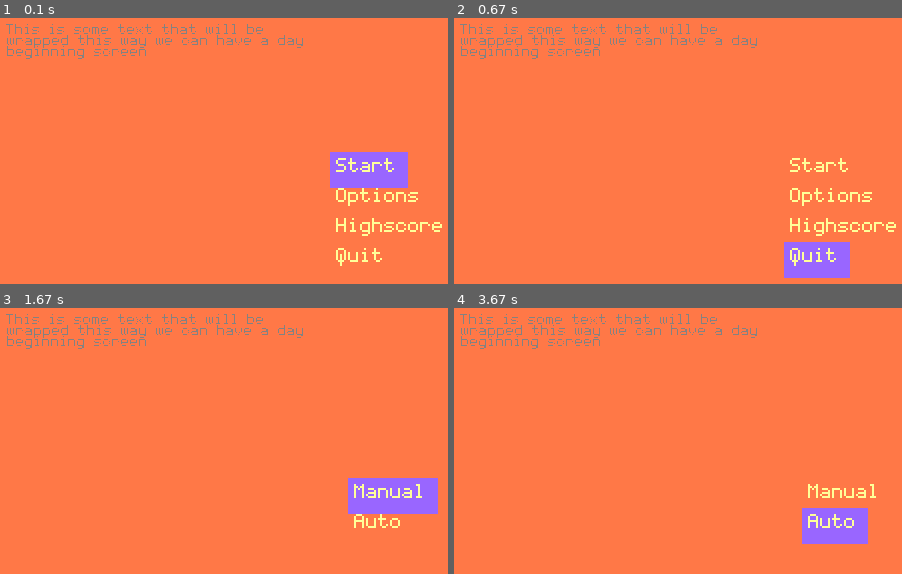
Above: before the commit, frames 1-4 (two rows, left to right).
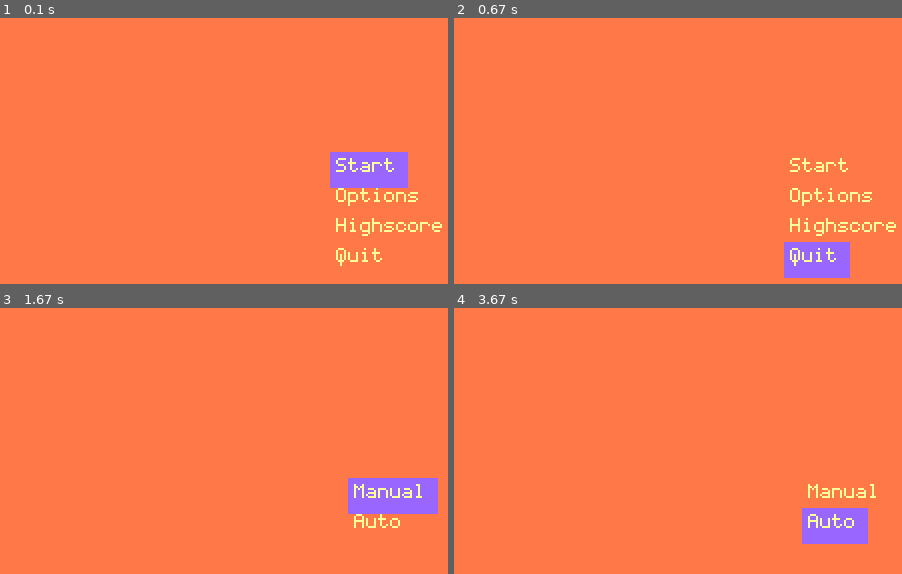
Above: after the commit, the same moments.

Repository: Roland00111/Trumpocalypse
Game: pygame game, started from Trumpoclypse UI/Trumpocalypse.py
Two runs of this game, one before a commit and one after it. Both use one fixed random seed, a clock stepped at 60 frames per second and the inputs below. The source is Python 2; it was converted automatically to run under Python 3.
Inputs:
- Up to frame 1 (0.1 s): no input
- Up to frame 2 (0.67 s): hold Up from 0.33 s (still down)
- Up to frame 3 (1.67 s): release Up at 0.8 s; hold Down 0.83-1.13 s; tap Enter at 1.17 s
- Up to frame 4 (3.67 s): hold Up 1.83-2.5 s; hold Down 2.53-3.35 s; hold Up from 3.38 s (still down)

The runs differ from the first frame. In frame 1, 1.0% of the frame differs, in the area x 1-68%, y 2-16%; in frame 2, 1.0%; in frame 3, 1.0%; in frame 4, 1.0%.

Commit message:
Update test code for text wrap.

Diff:
--- a/Trumpoclypse UI/TextWrap.py
+++ b/Trumpoclypse UI/TextWrap.py
@@ -31,9 +31,6 @@
         else:
             image = font.render(text[:i], aa, color)
 
-        print image
-        print surface
-
         surface.blit(image, (rect.left, y))
         y += fontHeight + lineSpacing
 
--- a/Trumpoclypse UI/Trumpocalypse.py
+++ b/Trumpoclypse UI/Trumpocalypse.py
@@ -72,11 +72,11 @@
     def get_position(self):
         return self.PositionSelection
 
-    def init(self, lista, dest_surface):
+    def init(self, lista, dest_surface, height_top=0):
         self.lista = lista
         self.dest_surface = dest_surface
         self.Quanity = len(self.lista)
-        self.CreateStructure()
+        self.CreateStructure(height_top)
 
     def draw(self,move=0):
         if move:
@@ -94,7 +94,7 @@
         self.dest_surface.blit(menu,self.Position)
         return self.PositionSelection
 
-    def CreateStructure(self):
+    def CreateStructure(self, height_top):
         shift = 0
         self.menu_height = 0
         self.font = pygame.font.Font(self.font_path, self.FontSize)
@@ -121,18 +121,26 @@
             self.menu_height += height
         x = self.dest_surface.get_rect().centerx - self.menu_width / 2
         y = self.dest_surface.get_rect().centery - self.menu_height / 2
+        y = y + height_top # Add top offset
         mx, my = self.Position
         self.Position = (x+mx, y+my)
 
-    def keypressFunction(self):
+    def keypressFunction(self, text = False):
         surface.fill((255,120,71))
-        self.init(self.titlesArray, surface)
-        self.draw()
-
-        text = 'This is some text that will be wrapped this way we can have a day beginning screen'
-        rect = pygame.Rect((40,40,300,300))
-        font = pygame.font.Font('data/coders_crux/coders_crux.ttf',22)
-        drawText(surface, text, (130,130,130), rect, font, aa=False, bkg=None)
+        if text is False:
+            self.init(self.titlesArray, surface)
+            self.draw()
+        else:
+            self.init(self.titlesArray, surface, 200)
+            self.draw()
+            x = 300 - self.menu_width / 2 # Calculate the x offset
+            pygame.draw.rect(surface, (255,60,71), pygame.Rect(x, 40, 300, 300), 10) # Draw a box background.
+            # There is a slight offset from the text and the box.
+            # The box needs to contain the text. So the text is
+            # going to be slightly smaller. How about 8 pixels?
+            rect = pygame.Rect((x+8,40+8,300-8,300-8)) # left,top,width,height
+            font = pygame.font.Font('data/coders_crux/coders_crux.ttf',22)
+            drawText(surface, text, (130,130,130), rect, font, aa=False, bkg=None)
 
         pygame.display.update()
         print self # Prints "<__main__.OpeningMenu instance at 0x7f5bb2a99d40>" or "<__main__.CreateCharacter instance at 0x7f5bb2a99ef0>"
@@ -232,7 +240,17 @@
 
 class DayScreen(Menu):
     def __init__(self):
-
+        self.menu_name = '...'
+        self.keypressArray = [
+            CreateCharacterManual,
+            CreateCharacterAutomatic,
+        ]
+        self.titlesArray = [
+            'a',
+            'b',
+        ]
+        text = 'This is some text that will be wrapped this way we can have a day beginning screen This is some text that will be wrapped this way we can have a day beginning screen This is some text that will be wrapped this way we can have a day beginning screen This is some text that will be wrapped this way we can have a day beginning screen This is some text that will be wrapped this way we can have a day beginning screen'
+        self.keypressFunction(text) # Pass text
         pass
         #~ surface = pygame.Surface((854,480))
         #~ text = 'This is some text that will be wrapped this way we can have a day beginning screen'
Not shown, changed: Trumpoclypse UI/TextWrap.pyc
